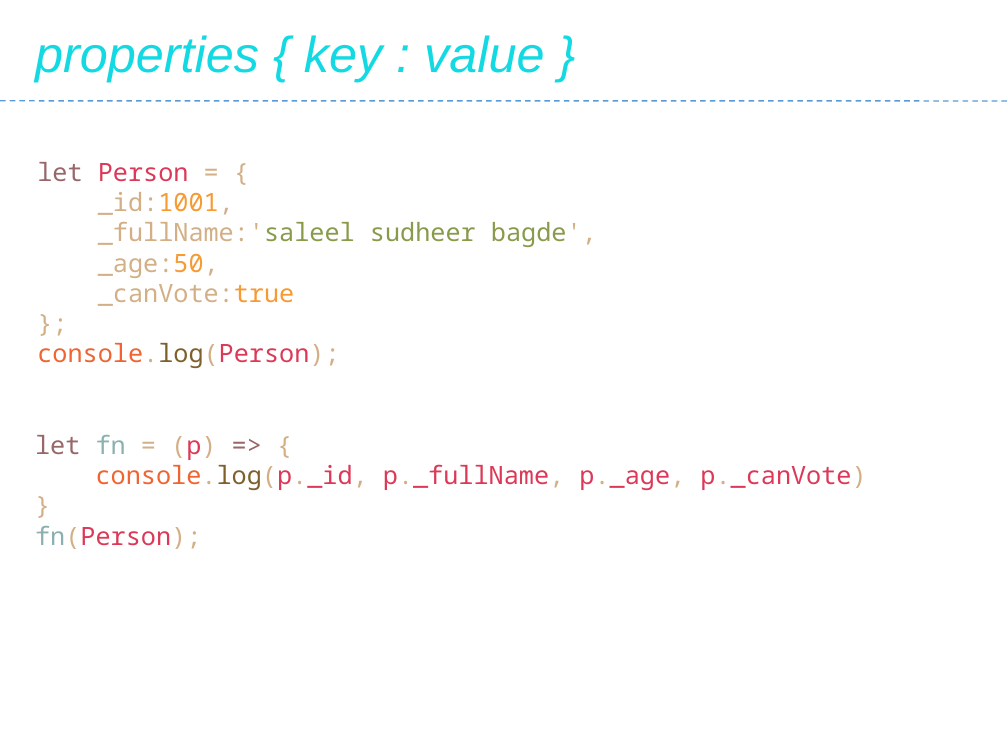
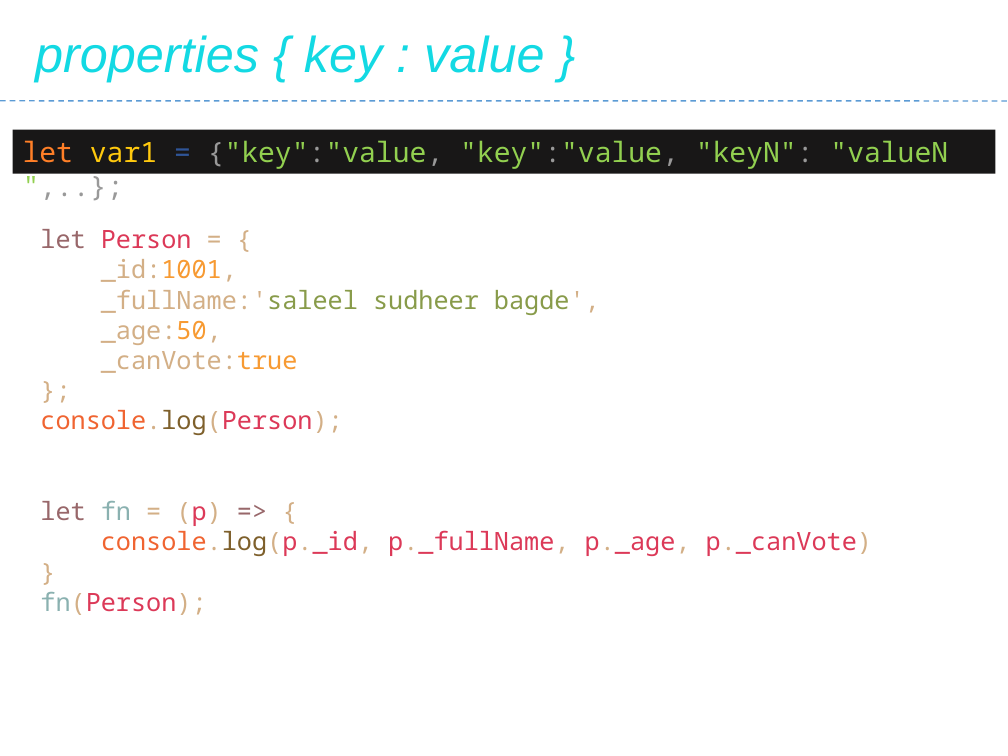
Before and after one commit to Saleel-Bagde/PPT-s, a slide deck: slide 38 of JavaScript.pptx. Drawn at 1008x756 pixels with LibreOffice and Linux fonts; fonts in the diff are those of the drawing. Boxes give left, top, right and bottom in pixels: in the first picture for what was removed or moved away, otherwise in the second. Text is boxed around its words. In the diff, an @@ line names an element or a change of style, - is before the commit and + after.

```diff
--- a/JavaScript.pptx
+++ b/JavaScript.pptx
@@ rectangle added at [12,130,995,174], fill #181717, 20 pt, text #92D050 @@
+let var1 = {"key":"value, "key":"value, "keyN": "valueN ",..};
@@ text "let Person = {": place and size @@
-text "let Person = {" at [37,162,597,368]
+text "let Person = {" at [40,229,872,615]
@@ text removed at [35,435,866,549] @@
-let fn = (p) => {
-console.log(p._id, p._fullName, p._age, p._canVote)
-}
-fn(Person);
@@ text at [40,501,872,615]: paragraphs added @@
+let fn = (p) => {
+console.log(p._id, p._fullName, p._age, p._canVote)
+}
+fn(Person);
```
Also in this commit, not shown: 3 other slides changed.
